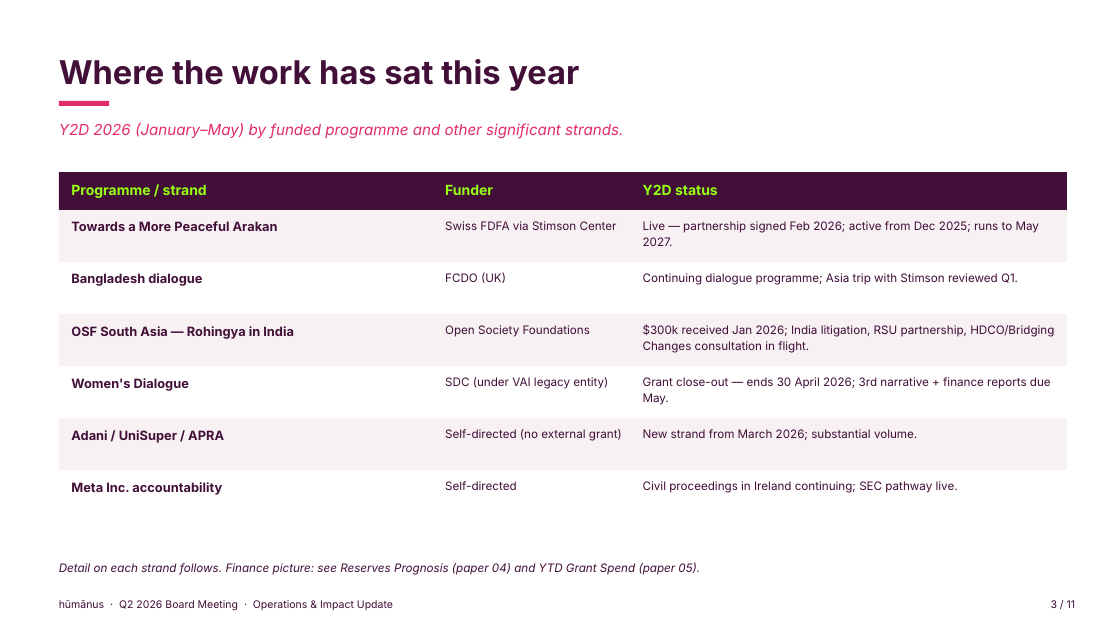
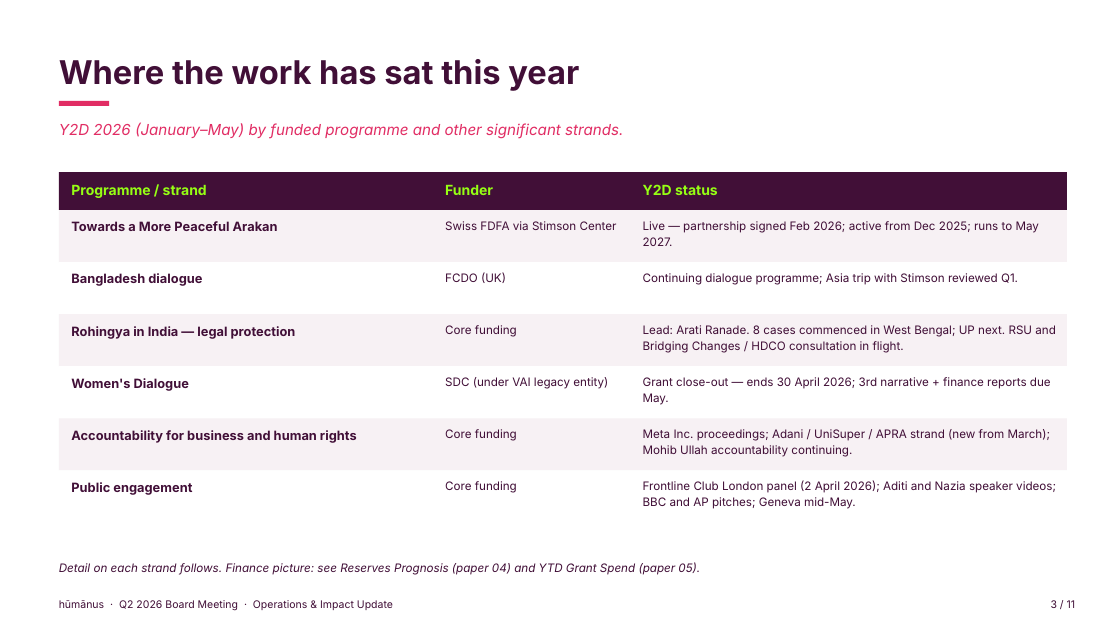
Before and after one commit to evafrances04/humanusGovernance, a slide deck: slide 3 of 2026/Q2/08-ED-Operations-Impact-Y2D.pptx. Drawn at 1120x630 pixels with LibreOffice and Linux fonts; fonts in the diff are those of the drawing. Boxes give left, top, right and bottom in pixels: in the first picture for what was removed or moved away, otherwise in the second. Text is boxed around its words. In the diff, an @@ line names an element or a change of style, - is before the commit and + after.

```diff
--- a/2026/Q2/08-ED-Operations-Impact-Y2D.pptx
+++ b/2026/Q2/08-ED-Operations-Impact-Y2D.pptx
@@ text at [71, 326, 296, 339]: text changed @@
-OSF South Asia — Rohingya in India
+Rohingya in India — legal protection
@@ text at [445, 325, 517, 337]: text changed @@
-Open Society Foundations
+Core funding
@@ text at [643, 325, 1056, 353]: text changed @@
-$300k received Jan 2026; India litigation, RSU partnership, HDCO/Bridging Changes consultation in flight.
+Lead: Arati Ranade. 8 cases commenced in West Bengal; UP next. RSU and Bridging Changes / HDCO consultation in flight.
@@ text at [71, 430, 357, 443]: text changed @@
-Adani / UniSuper / APRA
+Accountability for business and human rights
@@ text at [445, 429, 517, 441]: text changed @@
-Self-directed (no external grant)
+Core funding
@@ text at [643, 429, 1050, 457]: text changed @@
-New strand from March 2026; substantial volume.
+Meta Inc. proceedings; Adani / UniSuper / APRA strand (new from March); Mohib Ullah accountability continuing.
@@ text at [71, 482, 192, 495]: text changed @@
-Meta Inc. accountability
+Public engagement
@@ text at [445, 481, 517, 493]: text changed @@
-Self-directed
+Core funding
@@ text at [643, 481, 1056, 509]: text changed @@
-Civil proceedings in Ireland continuing; SEC pathway live.
+Frontline Club London panel (2 April 2026); Aditi and Nazia speaker videos; BBC and AP pitches; Geneva mid-May.
```
Also in this commit, not shown: 3 other slides changed.
